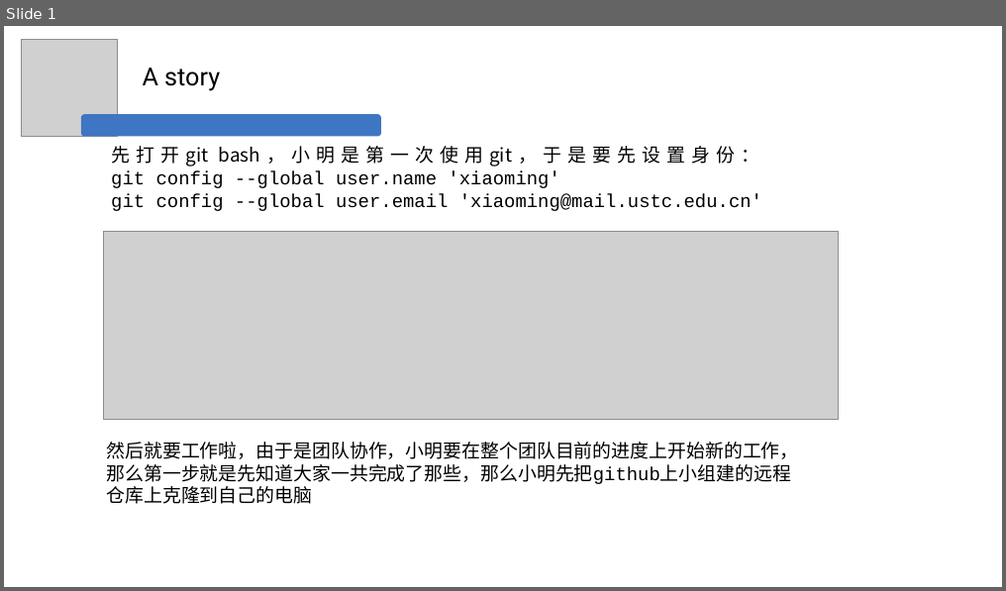
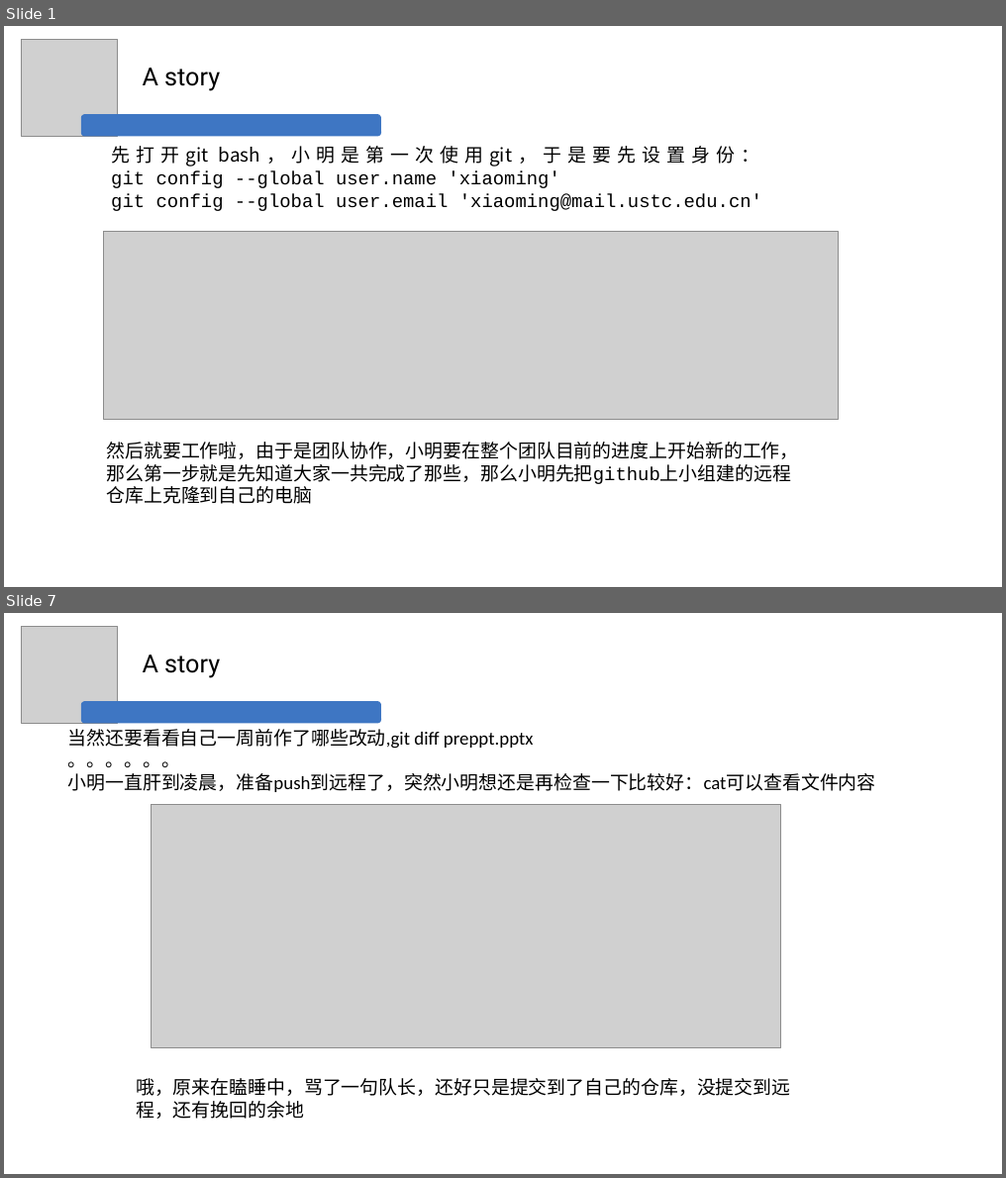
Before and after one commit to mbb0303/groupwork, a slide deck: preppt_fhj.pptx. Shown one above the other, each under a label of ours: slide 1 before the commit, slides 1 and 7 after it; the slides between them are not shown. The pictures are 1006x591 and 1006x1178 pixels, drawn with LibreOffice and Linux fonts; fonts in the diff are those of the drawing; grey boxes stand for pictures. Boxes give left, top, right and bottom in pixels: in the first picture for what was removed or moved away, otherwise in the second. Text is boxed around its words. In the diff, an @@ line names an element or a change of style, - is before the commit and + after.

```diff
--- a/preppt_fhj.pptx
+++ b/preppt_fhj.pptx
@@ slide 7 added at [4,613,1002,1174], background #FFFFFF @@
@@ picture added at [21,627,117,723] @@
@@ text added at [143,655,220,678], 24 pt, text #000000 @@
+A story
@@ rounded rectangle added at [81,701,381,724], fill #3E76C3 @@
@@ text added at [68,729,876,792], 18 pt, text #000000 @@
+当然还要看看自己一周前作了哪些改动,git diff preppt.pptx
+。。。。。。
+小明一直肝到凌晨，准备push到远程了，突然小明想还是再检查一下比较好：cat可以查看文件内容
@@ picture added at [151,805,781,1049] @@
@@ text added at [136,1078,790,1119], 18 pt, text #000000 @@
+哦，原来在瞌睡中，骂了一句队长，还好只是提交到了自己的仓库，没提交到远程，还有挽回的余地
```
Also in this commit, not shown: 4 slides changed, 3 other slides added.
